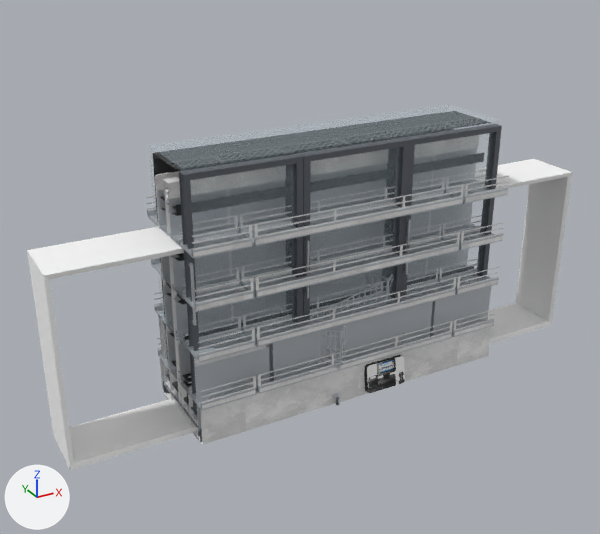
The glTF model public/assets/3d/fixtures.glb: old version first, new version second.
Before and after are seen from a 50 mm lens placed at (-3.81, -6.27, 4.4), pointed at (-0.36, 0.01, 1.26). Lighting does not change. The marker at lower left points along +X, +Y and +Z. The older version comes first.

Objects in the first picture: 'display_wall', 'freezer_chest', 'fridge_bay', 'pos', 'shelf_bay', 'sign_board' and 2 more.
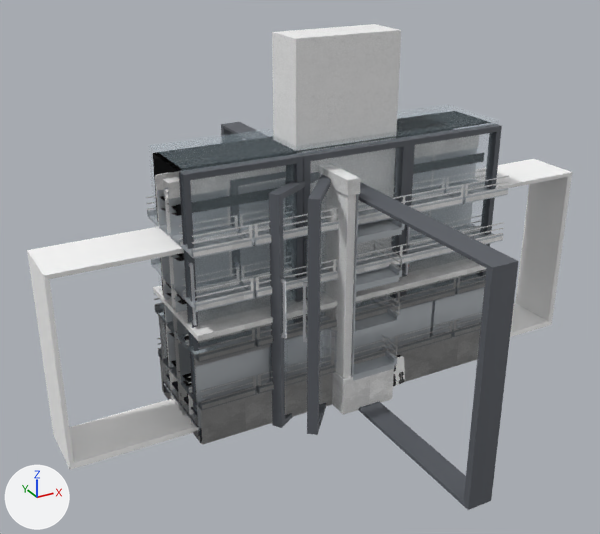
The change in detail:
Mesh me_window_frame is new.
It has 16 vertices, 32 faces and spans x -0.12..0.12, y -2.31..2.31, z 0.0..2.09.
It uses material mat_dark_plastic (dark grey #61656c).
Mesh me_pillar is new.
It is a box spanning x -0.52..0.52, y -0.21..0.21, z 0.0..3.39.
It uses material mat_back_wall (picture img_wall_jpg).
Mesh me_door_2 is new.
It has 44 vertices, 78 faces and spans x -0.75..0.04, y -0.86..0.03, z 0.0..2.24.
Faces by material slot: [44, 32, 2].
It uses material mat_chrome (white #e5e7ec).
It uses material mat_dark_plastic (dark grey #61656c).
It uses material mat_glass (pale blue #daf1fd).
Mesh me_door_1 is new.
It has 44 vertices, 78 faces and spans x -0.94..0.03, y -0.64..0.04, z 0.0..2.24.
Faces by material slot: [44, 32, 2].
It uses material mat_chrome (white #e5e7ec).
It uses material mat_dark_plastic (dark grey #61656c).
It uses material mat_glass (pale blue #daf1fd).
Mesh me_fridge_cabinet is new.
It has 347 vertices, 346 faces and spans x -1.61..1.61, y -0.44..0.44, z 0.0..2.5.
Faces by material slot: [16, 20, 310].
It uses material mat_dark_plastic (dark grey #61656c).
It uses material mat_glass (pale blue #daf1fd).
It uses material mat_fridge_panel.
Mesh me_freezer_lite is new.
It has 108 vertices, 104 faces and spans x -1.62..1.62, y -0.46..0.46, z 0.0..0.89.
Faces by material slot: [40, 56, 8].
It uses material mat_dark_plastic (dark grey #61656c).
It uses material mat_counter.
It uses material mat_glass (pale blue #daf1fd).
Mesh me_shelf_low is new.
It has 795 vertices, 844 faces and spans x -1.63..1.63, y -0.54..0.54, z 0.0..1.11.
Faces by material slot: [444, 12, 388].
It uses material mat_shelf_paint (picture img_shelf_paint_jpg).
It uses material mat_back_wall (picture img_wall_jpg).
It uses material mat_shelf_metal (light grey #ced4da).
Mesh me_shelf_endcap is new.
It has 314 vertices, 428 faces and spans x -0.3..0.3, y -0.71..0.71, z 0.0..2.3.
Faces by material slot: [264, 12, 152].
It uses material mat_shelf_paint (picture img_shelf_paint_jpg).
It uses material mat_back_wall (picture img_wall_jpg).
It uses material mat_shelf_metal (light grey #ced4da).
Object 'window_frame' (ob_window_frame) is new; it shows me_window_frame.
Its location is (0.0, 0.0, 0.0).
Object 'pillar' (ob_pillar) is new; it shows me_pillar.
Its location is (0.0, 0.0, 0.0).
Object 'door_2' (ob_door_2) is new; it shows me_door_2.
Its location is (0.0, 0.0, 0.0).
Object 'door_1' (ob_door_1) is new; it shows me_door_1.
Its location is (0.0, 0.0, 0.0).
Object 'fridge_cabinet' (ob_fridge_cabinet) is new; it shows me_fridge_cabinet.
Its location is (0.0, 0.0, 0.0).
Object 'freezer_lite' (ob_freezer_lite) is new; it shows me_freezer_lite.
Its location is (0.0, 0.0, 0.0).
Object 'shelf_low' (ob_shelf_low) is new; it shows me_shelf_low.
Its location is (0.0, 0.0, 0.0).
Object 'shelf_endcap' (ob_shelf_endcap) is new; it shows me_shelf_endcap.
Its location is (0.0, 0.0, 0.0).

Where the change shows, as pixel boxes (x1, y1, x2, y2) in the pictures (600 x 534 px):
'pillar', added
    after: (272, 24, 401, 146)
'window_frame', added
    after: (221, 122, 519, 510)
'shelf_endcap', added
    after: (325, 167, 405, 415)
    faces in mat_back_wall (picture img_wall_jpg): (326, 187, 356, 379)
    faces in mat_shelf_metal (light grey #ced4da): (351, 194, 405, 381)
    faces in mat_shelf_paint (picture img_shelf_paint_jpg): (325, 167, 402, 415)
'fridge_cabinet', added
    after: (148, 105, 499, 436)
    faces in mat_glass (pale blue #daf1fd): (148, 105, 499, 421)
    faces in mat_fridge_panel: (153, 152, 192, 410)
'shelf_low', added
    after: (153, 258, 486, 411)
    faces in mat_shelf_paint (picture img_shelf_paint_jpg): (153, 258, 486, 392)
'door_1', added
    after: (269, 181, 311, 428)
    faces in mat_dark_plastic (dark grey #61656c): (269, 181, 311, 428)
    faces in mat_glass (pale blue #daf1fd): (283, 192, 296, 378)
    faces in mat_chrome (white #e5e7ec): (281, 279, 287, 339)
'door_2', added
    after: (303, 176, 331, 435)
    faces in mat_dark_plastic (dark grey #61656c): (307, 176, 331, 435)
    faces in mat_glass (pale blue #daf1fd): (319, 193, 327, 409)
    faces in mat_chrome (white #e5e7ec): (303, 282, 308, 342)
'freezer_lite', added
    after: (159, 276, 485, 443)
    faces in mat_counter: (159, 314, 270, 426)
    faces in mat_glass (pale blue #daf1fd): (159, 276, 485, 354)
